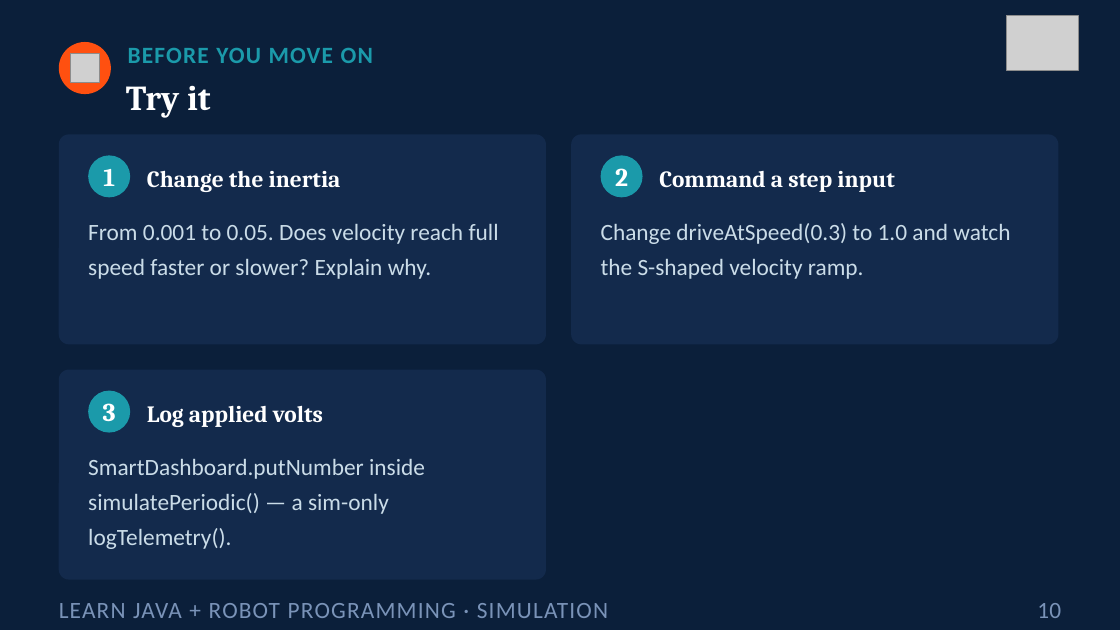
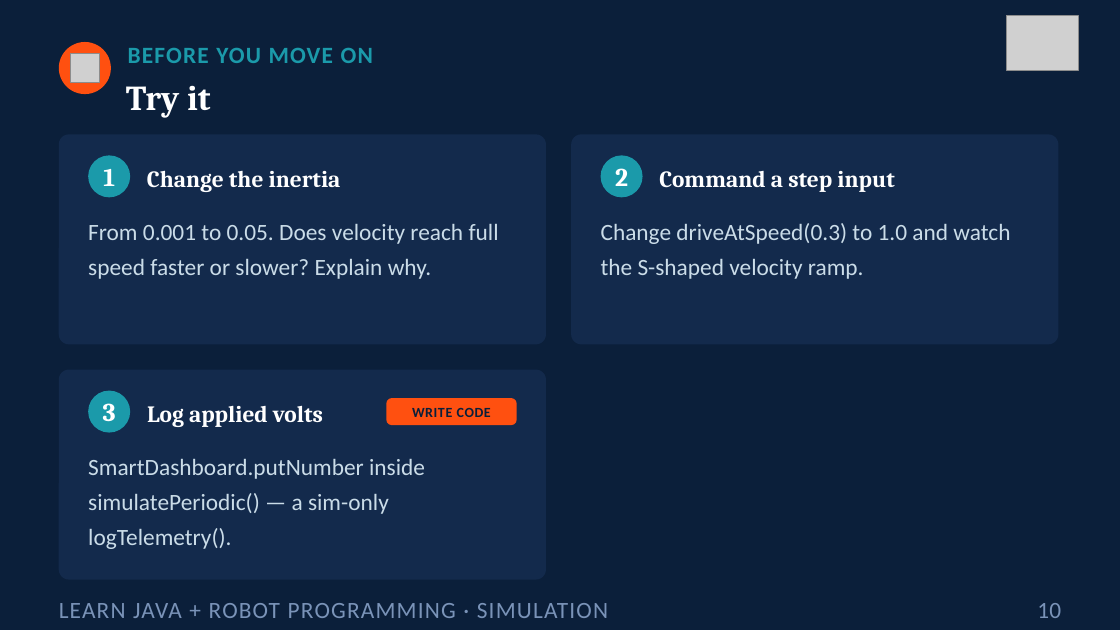
Before and after one commit to FRC5010/BasicRobotLessons, a slide deck: slide 10 of docs/presentations/v3/04-simulation.pptx. Drawn at 1120x630 pixels with LibreOffice and Linux fonts; fonts in the diff are those of the drawing; grey boxes stand for pictures. Boxes give left, top, right and bottom in pixels: in the first picture for what was removed or moved away, otherwise in the second. Text is boxed around its words. In the diff, an @@ line names an element or a change of style, - is before the commit and + after.

```diff
--- a/docs/presentations/v3/04-simulation.pptx
+++ b/docs/presentations/v3/04-simulation.pptx
@@ rounded rectangle added at bbox=[386, 398, 517, 425], fill #FF5010 @@
@@ text added at bbox=[412, 408, 491, 417], 12 pt, text #0B1F3A, bold @@
+WRITE CODE
```
Also in this commit, not shown: 2 other files.
